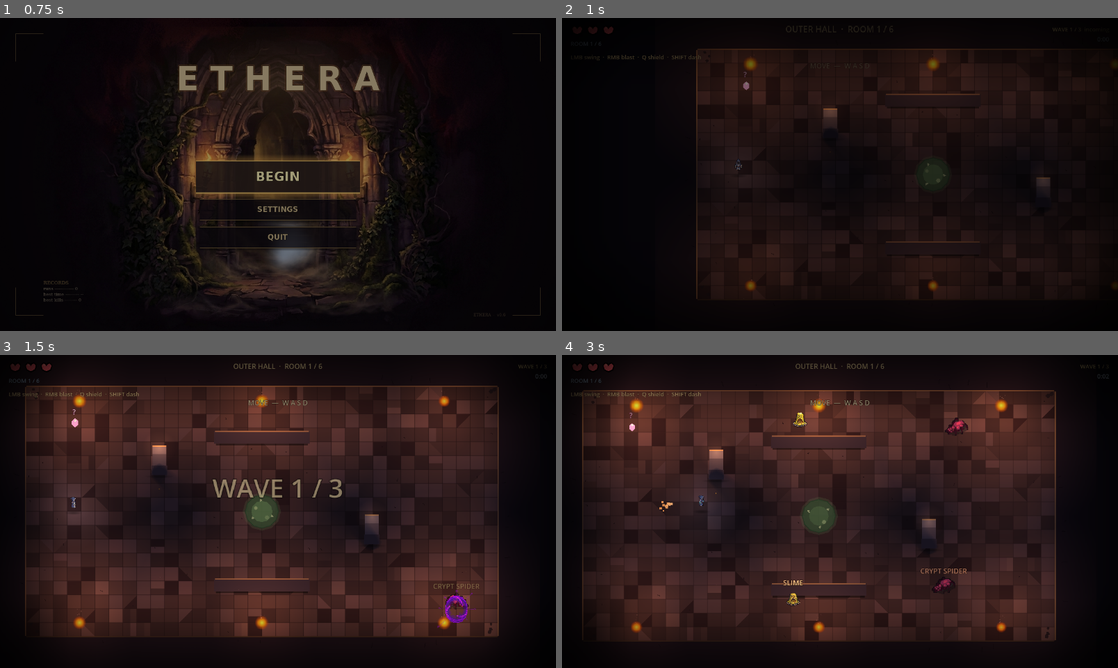
Above: before the commit, frames 1-4 (two rows, left to right).
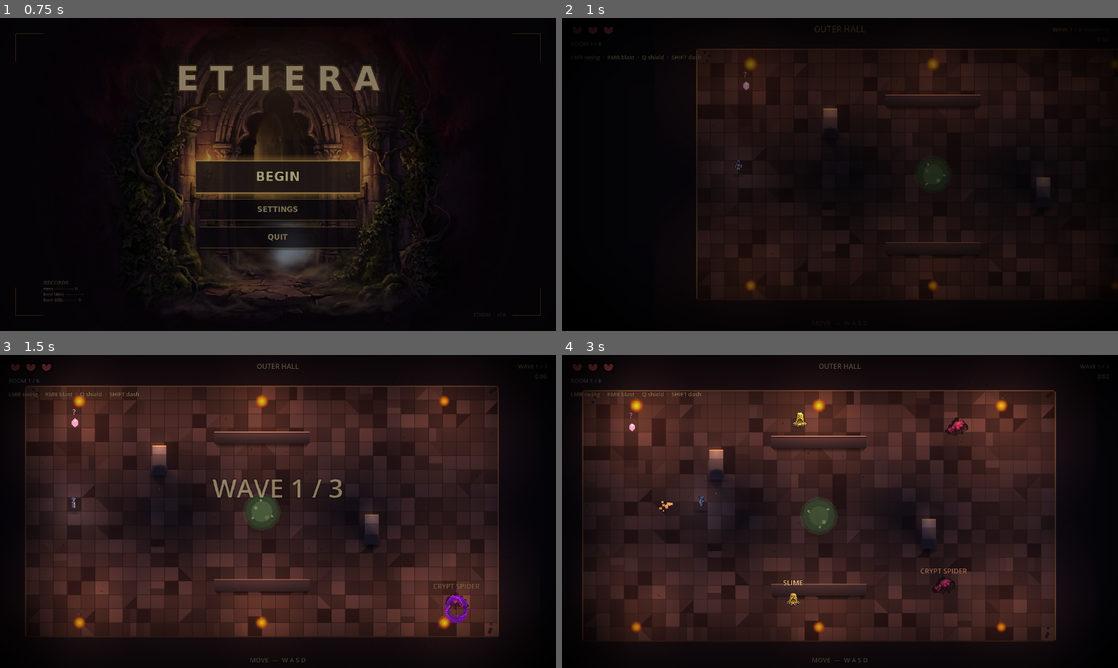
Above: after the commit, the same moments.

Repository: alitaghva1/ethera
Game: Godot game, scene res://scenes/main_menu.tscn
Same seed, same stepped clock (60 frames per second), same inputs: the game is played once before the commit and once after it.
Inputs (mouse positions are in pixels of both pictures, inside the frame that each line leads up to):
- Up to frame 1 (0.75 s): click "BEGIN" at 0.5 s
- Up to frame 2 (1 s): no input
- Up to frame 3 (1.5 s): tap Enter at 1.25 s; move the mouse to (400, 495) at 1.27 s; press the mouse at (400, 495) at 1.28 s; hold D (move_right) from 1.28 s (still down)
- Up to frame 4 (3 s): release D (move_right) at 2 s; release the mouse at (962, 495) at 2 s; drag from (728, 527) to (617, 423) at 2.02 s; move the mouse to (895, 442) at 2.77 s; hold D (move_right) from 2.78 s (still down); tap Shift (dash_strike) at 2.85 s

Frame 1 is identical in both runs. In frame 2, 0.2% of the frame differs, in the area x 40-76%, y 2-72%; in frame 3, 0.4%; in frame 4, 0.5%, in the area x 37-58%, y 2-99%.

Commit message:
feat(godot iter-179): HUD + interior-wall polish from /goal screenshot
Three fixes driven by the post-iter-178 user screenshot — the build looked
prototype-y because of three independent flat-feeling pieces, not one big
issue. Addressed top-down:

A1) Doubled "ROOM 1/6". The center room banner (room_label) and the top-
   left persistent chip (room_progress_label) both carried "ROOM X/Y". For
   the first 2-3s of every room you saw the same string twice. Split the
   responsibility: center banner = atmospheric room NAME only ("OUTER
   HALL"), top-left chip = persistent run progress ("ROOM 1/6"). No more
   redundancy.

A2) TutorialLabel ("MOVE — WASD") at y=96-124 top-center landed INSIDE
   the playfield (room inner y starts ~60). Moved to bottom-center
   y=688-714 — the dead-strip below the room frame. Font also dropped
   16 → 15, color/alpha slightly muted (0.78 → 0.74 cream at 0.78 alpha).
   Hades/Isaac both put control-hints in the bottom strip.

A3) Interior walls (the grey horizontal bars in the screenshot) were
   built iter-30 with a flat Polygon2D body + 3 px top bevel + 4 px
   bottom line — too thin to read as 3D stone, looked like grey planks.
   Rebuilt with the depth recipe research surfaced:
     SIDE FACE  (vertex-gradient dark stone, slightly lighter at top)
     TOP FACE   (lighter stone, 22% of wall height — 2-6 px clamped)
     HIGHLIGHT  (1.5 px antialias warm-cream pinstripe at very top)
     SEAM       (1 px black at top-face/side-face junction)
     CONTACT    (gradient polygon shadow below the wall — replaces the
                 old 4 px line, sells "block resting on floor")
   The seam is the single highest-leverage edit — it's what turns two
   colors painted on one slab into two faces meeting at an angle.

All three changes are self-contained; no behavior changes, no signal
rewiring, no FX coupling. Smoke-tested headless clean.

Co-Authored-By: Claude Opus 4.7 (1M context) <noreply@anthropic.com>

Diff:
--- a/slime-depths-godot/scenes/main.tscn
+++ b/slime-depths-godot/scenes/main.tscn
@@ -271,23 +271,28 @@
 ;   • Color cream (1.0, 0.92, 0.72) at full alpha → dimmer cream
 ;     (0.78, 0.72, 0.58) at 0.80 alpha — quiet annotation
 ;   • Outline 4 → 2 (subtle definition vs heavy block-outline)
-;   • Anchored TOP-center instead of bottom-center so the cue sits
-;     under the room name banner rather than over combat space.
+; Iter 179 — back to BOTTOM-center. The top-center position from
+; iter-171 placed the label at y=96..124 — INSIDE the playfield
+; (room inner starts at y~60). On a fresh boot you saw "MOVE - WASD"
+; floating over the floor mid-action. Bottom dead-strip (y=688..708,
+; 6 px above viewport bottom, the space below the room frame) is the
+; canonical "control hint" zone Hades/Isaac both use. Subtle by
+; alpha + font size, but out of the play area.
 [node name="TutorialLabel" type="Label" parent="UI"]
-anchors_preset = 7
+anchors_preset = 0
 anchor_left = 0.5
 anchor_right = 0.5
-anchor_top = 0.0
-anchor_bottom = 0.0
+anchor_top = 1.0
+anchor_bottom = 1.0
 offset_left = -200.0
-offset_top = 96.0
+offset_top = -32.0
 offset_right = 200.0
-offset_bottom = 124.0
+offset_bottom = -6.0
 grow_horizontal = 2
 grow_vertical = 0
 modulate = Color(1, 1, 1, 0)
-theme_override_font_sizes/font_size = 16
-theme_override_colors/font_color = Color(0.78, 0.72, 0.58, 0.80)
+theme_override_font_sizes/font_size = 15
+theme_override_colors/font_color = Color(0.74, 0.68, 0.55, 0.78)
 theme_override_colors/font_outline_color = Color(0.04, 0.02, 0.0, 0.85)
 theme_override_constants/outline_size = 2
 text = ""
--- a/slime-depths-godot/scripts/main.gd
+++ b/slime-depths-godot/scripts/main.gd
@@ -802,58 +802,105 @@
 	var w: float = r.size.x * 0.5
 	var h: float = r.size.y * 0.5
 	# Iter 51 — drop shadow polygon. Soft dark ellipse footprint extending
-	# 8 px past the wall's outer edge in all directions, with vertex-color
-	# fade from solid-center to transparent-edge. Reads as "the wall casts
-	# a shadow on the floor" and grounds the wall to the room — previously
-	# the wall polygon looked like it was floating on the tile grid.
-	# Added BEFORE the wall body so it draws underneath.
-	var shadow_extra: float = 8.0
+	# past the wall's outer edge with vertex-color fade so the wall feels
+	# grounded vs floating.
+	# Iter 179 — extended the bottom shadow significantly + softened the
+	# top-side fade so the wall reads as a STONE BLOCK with a real cast
+	# shadow on the floor below it (light from above-front).
+	var shadow_top_extra: float = 6.0
+	var shadow_side_extra: float = 8.0
+	var shadow_bot_extra: float = 14.0
 	var shadow: Polygon2D = Polygon2D.new()
 	shadow.polygon = PackedVector2Array([
-		Vector2(-w - shadow_extra, -h - shadow_extra),
-		Vector2(w + shadow_extra, -h - shadow_extra),
-		Vector2(w + shadow_extra, h + shadow_extra),
-		Vector2(-w - shadow_extra, h + shadow_extra),
+		Vector2(-w - shadow_side_extra, -h - shadow_top_extra),
+		Vector2(w + shadow_side_extra, -h - shadow_top_extra),
+		Vector2(w + shadow_side_extra, h + shadow_bot_extra),
+		Vector2(-w - shadow_side_extra, h + shadow_bot_extra),
 	])
 	var sh_edge: Color = Color(0, 0, 0, 0.0)
-	var sh_core: Color = Color(0, 0, 0, 0.55)
-	# Per-vertex colors: corners transparent, would-ideally be a circle
-	# but quad-with-edge-fade reads acceptably as ambient occlusion at
-	# this scale. Top corners slightly less dark (light angle assumes
-	# overhead-ish), bottom corners full so the bottom shadow lip wins.
+	var sh_core: Color = Color(0, 0, 0, 0.60)
+	# Per-vertex colors: top corners feather out (light catches top of
+	# block, no shadow up there), bottom corners deep dark (long cast
+	# shadow on the floor below). Sells "block casts shadow forward."
 	shadow.vertex_colors = PackedColorArray([sh_edge, sh_edge, sh_core, sh_core])
 	shadow.z_index = -1
 	body.add_child(shadow)
-	# Visible body — dark stone polygon at the same position as the
-	# collider. Rounded corners via Line2D outline since Polygon2D
-	# doesn't natively support corner radii.
-	var poly: Polygon2D = Polygon2D.new()
-	poly.polygon = PackedVector2Array([
-		Vector2(-w, -h), Vector2(w, -h), Vector2(w, h), Vector2(-w, h),
+	# Iter 179 — proper 3D-stone depth recipe (was iter-30 flat polygon
+	# + 3 px top bevel + 4 px bottom line, which read as a grey planks
+	# in the user's iter-178 playtest). Now stacked as:
+	#   SIDE FACE  (dark stone, fills the body below the top face)
+	#   TOP FACE   (lighter stone, top 4 px — the surface light hits)
+	#   SEAM       (1 px black, top-face/side-face junction shadow)
+	#   HIGHLIGHT  (sub-pixel warm cream line, very top edge)
+	#   CONTACT    (gradient polygon below the wall, replaces the 4 px
+	#               line shadow — feels like the block sits on the floor)
+	# Top-face depth scales with wall height: 3 px for thin walls, up to
+	# 6 px for tall walls. Min 2 so it always reads.
+	var top_face_h: float = clamp(h * 0.22, 2.0, 6.0)
+	# SIDE FACE — dark stone, occupies everything below top_face_h.
+	var side_face: Polygon2D = Polygon2D.new()
+	side_face.polygon = PackedVector2Array([
+		Vector2(-w, -h + top_face_h),
+		Vector2(w, -h + top_face_h),
+		Vector2(w, h),
+		Vector2(-w, h),
 	])
-	poly.color = Color(0.18, 0.16, 0.22, 1)
-	body.add_child(poly)
-	# Lighter top-edge bevel — a 4-px Line2D across the top of the
-	# wall, slightly warm grey. Sells "this is a stone block with
-	# light catching its top edge."
+	# Slight vertical gradient (lighter at top, darker at bottom) so
+	# the slab doesn't read as a single flat color. vertex_colors
+	# expects clockwise from top-left.
+	var side_top: Color = Color(0.22, 0.20, 0.26, 1.0)
+	var side_bot: Color = Color(0.13, 0.12, 0.16, 1.0)
+	side_face.vertex_colors = PackedColorArray([side_top, side_top, side_bot, side_bot])
+	body.add_child(side_face)
+	# TOP FACE — lighter stone, catches the overhead light.
+	var top_face: Polygon2D = Polygon2D.new()
+	top_face.polygon = PackedVector2Array([
+		Vector2(-w, -h),
+		Vector2(w, -h),
+		Vector2(w, -h + top_face_h),
+		Vector2(-w, -h + top_face_h),
+	])
+	top_face.color = Color(0.38, 0.34, 0.40, 1.0)
+	body.add_child(top_face)
+	# HIGHLIGHT — thin warm-cream pinstripe along the very top edge.
+	# Sub-px width via antialias so it reads as a beveled rim, not a
+	# painted stripe.
 	var top_edge: Line2D = Line2D.new()
 	top_edge.points = PackedVector2Array([
-		Vector2(-w + 2, -h), Vector2(w - 2, -h),
+		Vector2(-w + 2, -h + 0.5), Vector2(w - 2, -h + 0.5),
 	])
-	top_edge.width = 3.0
-	top_edge.default_color = Color(0.42, 0.36, 0.30, 1)
+	top_edge.width = 1.5
+	top_edge.default_color = Color(0.58, 0.50, 0.40, 0.85)
 	top_edge.antialiased = true
 	body.add_child(top_edge)
-	# Bottom shadow strip — dark band along the wall's bottom edge,
-	# offset down 2 px so it reads as a contact shadow on the floor.
-	var bot_shadow: Line2D = Line2D.new()
-	bot_shadow.points = PackedVector2Array([
-		Vector2(-w + 4, h + 2), Vector2(w - 4, h + 2),
+	# SEAM — 1 px dark line at the top-face/side-face junction. This
+	# is the single edit that most sells "two faces meeting at an
+	# angle" vs "one slab painted two colors."
+	var seam: Line2D = Line2D.new()
+	seam.points = PackedVector2Array([
+		Vector2(-w, -h + top_face_h),
+		Vector2(w, -h + top_face_h),
 	])
-	bot_shadow.width = 4.0
-	bot_shadow.default_color = Color(0, 0, 0, 0.45)
-	bot_shadow.antialiased = true
-	body.add_child(bot_shadow)
+	seam.width = 1.0
+	seam.default_color = Color(0.04, 0.03, 0.05, 0.85)
+	seam.antialiased = true
+	body.add_child(seam)
+	# CONTACT — soft gradient strip just below the wall's bottom edge.
+	# Quad polygon with vertex-color fade: solid black at top (where
+	# it meets the wall) → transparent at bottom (12 px below). Adds
+	# the contact-shadow that grounds the wall — Hades + Isaac both
+	# do this under every prop.
+	var contact: Polygon2D = Polygon2D.new()
+	contact.polygon = PackedVector2Array([
+		Vector2(-w + 3, h),
+		Vector2(w - 3, h),
+		Vector2(w - 9, h + 10),
+		Vector2(-w + 9, h + 10),
+	])
+	var contact_solid: Color = Color(0, 0, 0, 0.55)
+	var contact_fade: Color = Color(0, 0, 0, 0.0)
+	contact.vertex_colors = PackedColorArray([contact_solid, contact_solid, contact_fade, contact_fade])
+	body.add_child(contact)
 	return body
 
 # ── iter-115: Room readability chrome ───────────────────────────────────
@@ -3586,10 +3633,11 @@
 		return
 	var total: int = RunState.FLOOR_ROOMS.size()
 	var idx: int = RunState.current_room_index + 1
-	room_label.text = "%s  ·  ROOM %d / %d" % [_room.display_name, idx, total]
-	# Iter 161 — also feed the persistent indicator. Same idx/total so
-	# the player can reference it any time mid-combat (the banner
-	# above fades on a timer).
+	# Iter 179 — split: the dramatic banner is just the room NAME (it
+	# fades after a beat anyway). The persistent top-left chip carries
+	# the X/Y progress. Before this they BOTH carried "ROOM X/Y" so for
+	# the first 2-3s of every room you saw the same number twice.
+	room_label.text = _room.display_name
 	if room_progress_label != null:
 		room_progress_label.text = "ROOM %d / %d" % [idx, total]
 
